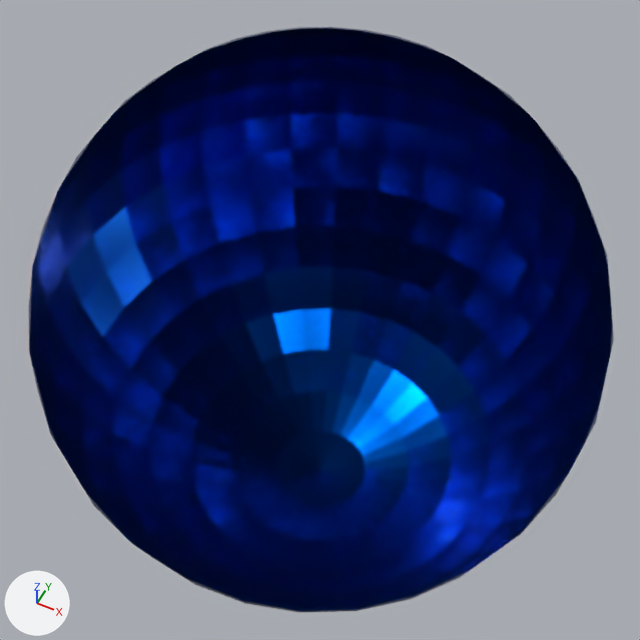
The Blender file negi_samples/stage.blend: old version first, new version second.
Camera for both pictures: a 50 mm camera at (46.3, -92.8, 115.8) aimed at (-0.1, -0.1, 0.0). Every picture has the same lights, and +X, +Y and +Z are marked at lower left. Everything nearer to the camera than a plane just in front of the edit is cut away. The same objects are shown in both versions, whatever each file hides.

The first picture shows '球.001'.
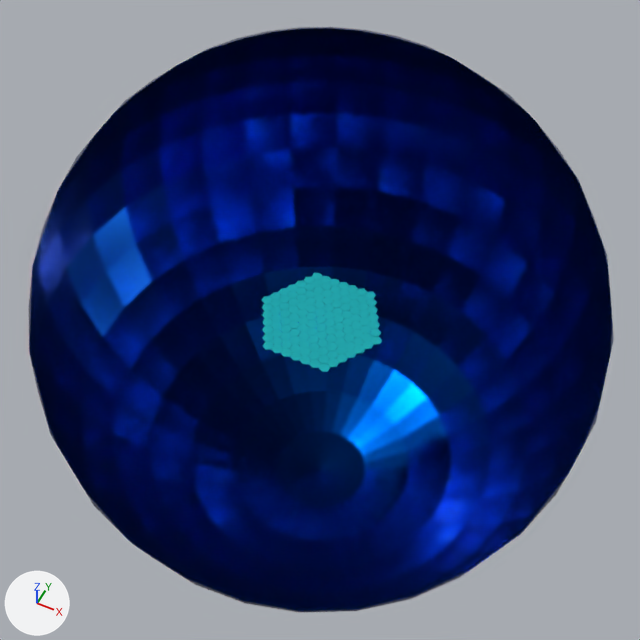
Where the change shows, as pixel boxes [x1, y1, x2, y2] in the pictures (640 x 640 px):
'平面.183', added (cyan)
    after: [262, 273, 382, 372]

The edits, one by one:
Mesh me_平面_183 is new.
It has 1778 vertices, 2286 faces and spans x -11.6..11.6, y -10.3..10.3, z -0.1..0.0.
It uses material mat_floor (cyan #32d9e2).
Object '平面.183' (ob_平面_183) is new; it shows me_平面_183.
Its location is (0.0, 0.0, 0.0).
